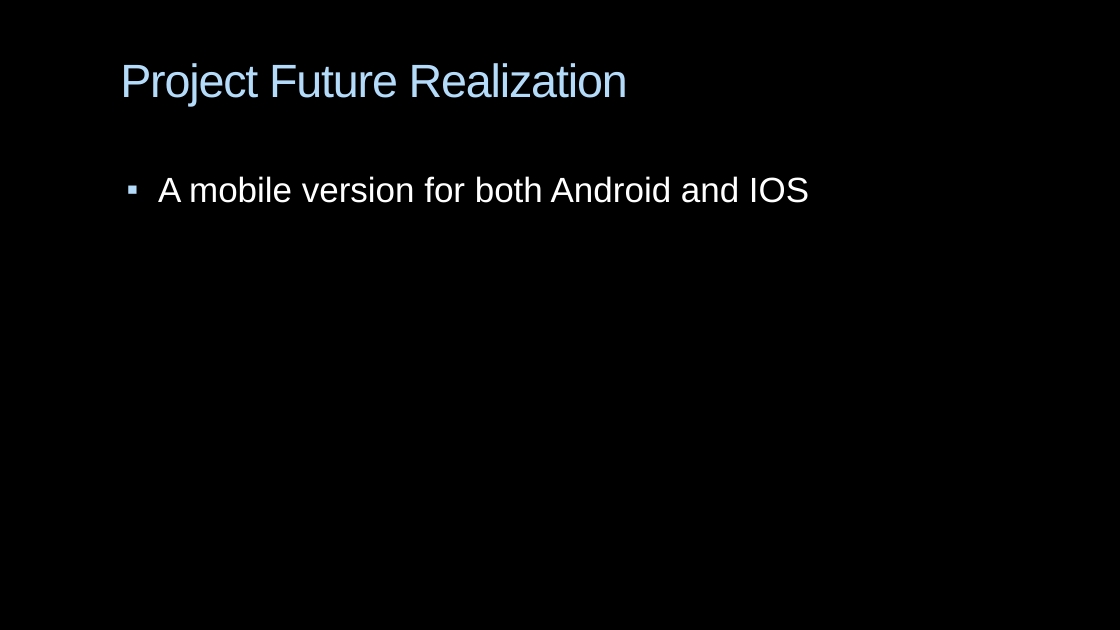
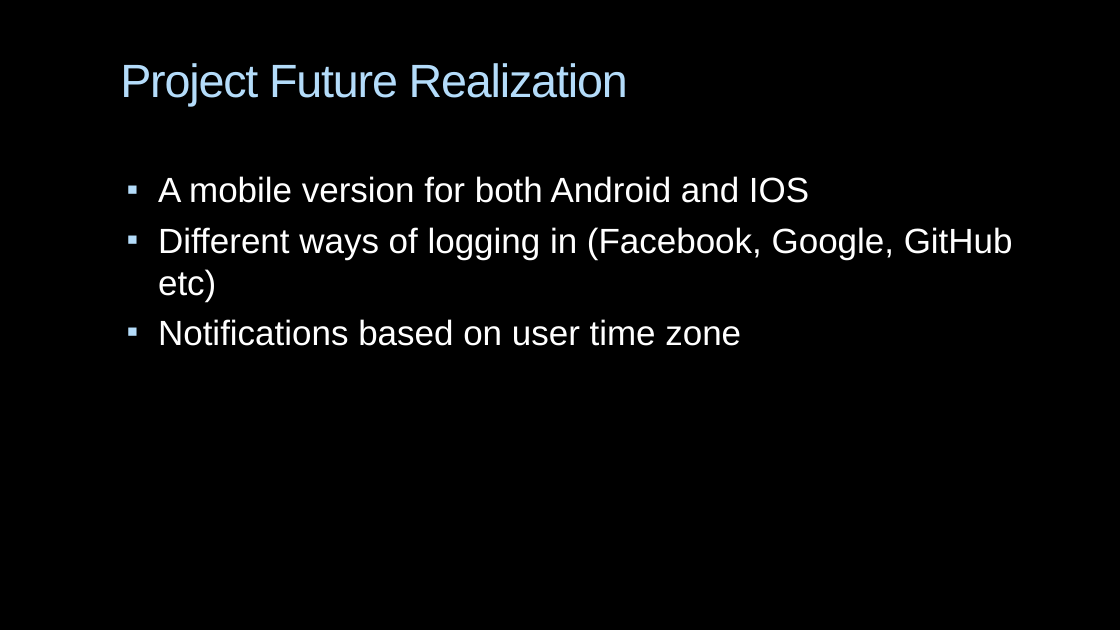
Before and after one commit to GenchoBG/SmartDiary, a slide deck: slide 7 of IntelliMood.pptx. Drawn at 1120x630 pixels with LibreOffice and Linux fonts; fonts in the diff are those of the drawing; background and template pictures are left out. Boxes give left, top, right and bottom in pixels: in the first picture for what was removed or moved away, otherwise in the second. Text is boxed around its words. In the diff, an @@ line names an element or a change of style, - is before the commit and + after.

Commit message:
Small presentation adjustment & changed text analysis method

```diff
--- a/IntelliMood.pptx
+++ b/IntelliMood.pptx
@@ text at (x1=158, y1=227, x2=1013, y2=346): paragraphs added @@
+▪ Different ways of logging in (Facebook, Google, GitHub etc)
+▪ Notifications based on user time zone
```
Also in this commit, not shown: 3 other slides changed, 1 slide added, 1 other file.
